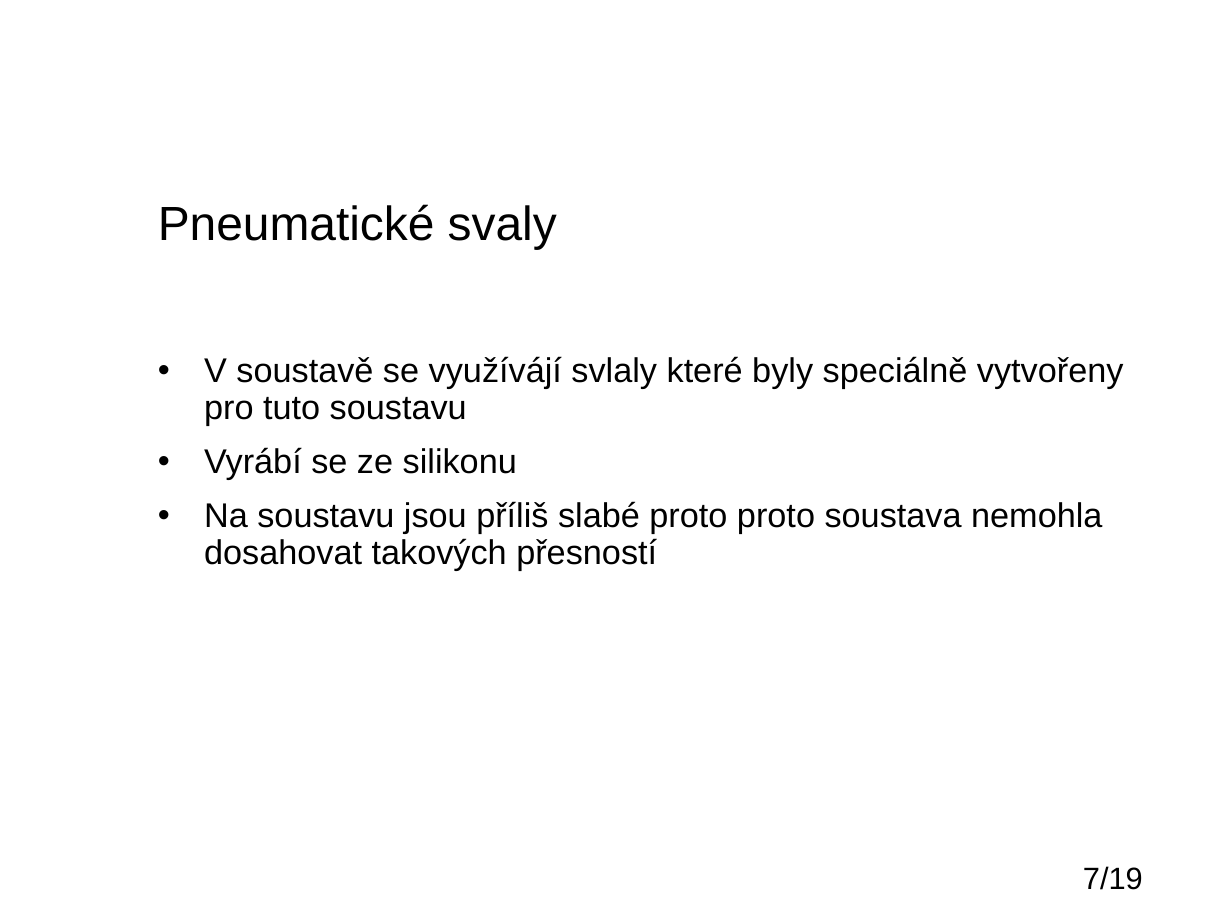
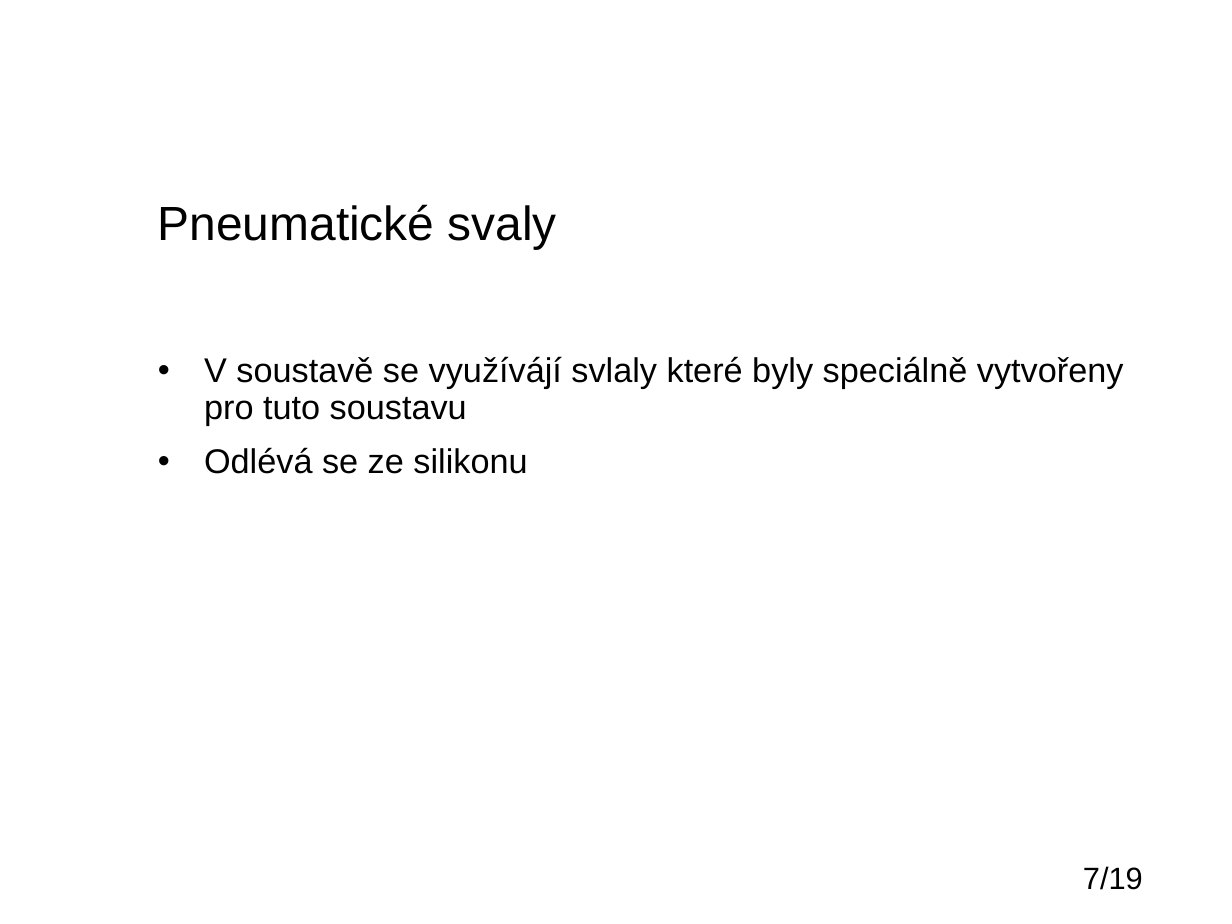
Before and after one commit to IronKnee22/Bakalarka, a slide deck: slide 7 of Obhajoba_darsamar.pptx. Drawn at 1232x924 pixels with LibreOffice and Linux fonts; fonts in the diff are those of the drawing; background and template pictures are left out. Boxes give left, top, right and bottom in pixels: in the first picture for what was removed or moved away, otherwise in the second. Text is boxed around its words. In the diff, an @@ line names an element or a change of style, - is before the commit and + after.

```diff
--- a/Obhajoba_darsamar.pptx
+++ b/Obhajoba_darsamar.pptx
@@ text at <box>204,447,527,474</box>: text changed @@
-• Vyrábí se ze silikonu
-• Na soustavu jsou příliš slabé proto proto soustava nemohla dosahovat takových přesností
+• Odlévá se ze silikonu
```
Also in this commit, not shown: 2 other slides changed.
